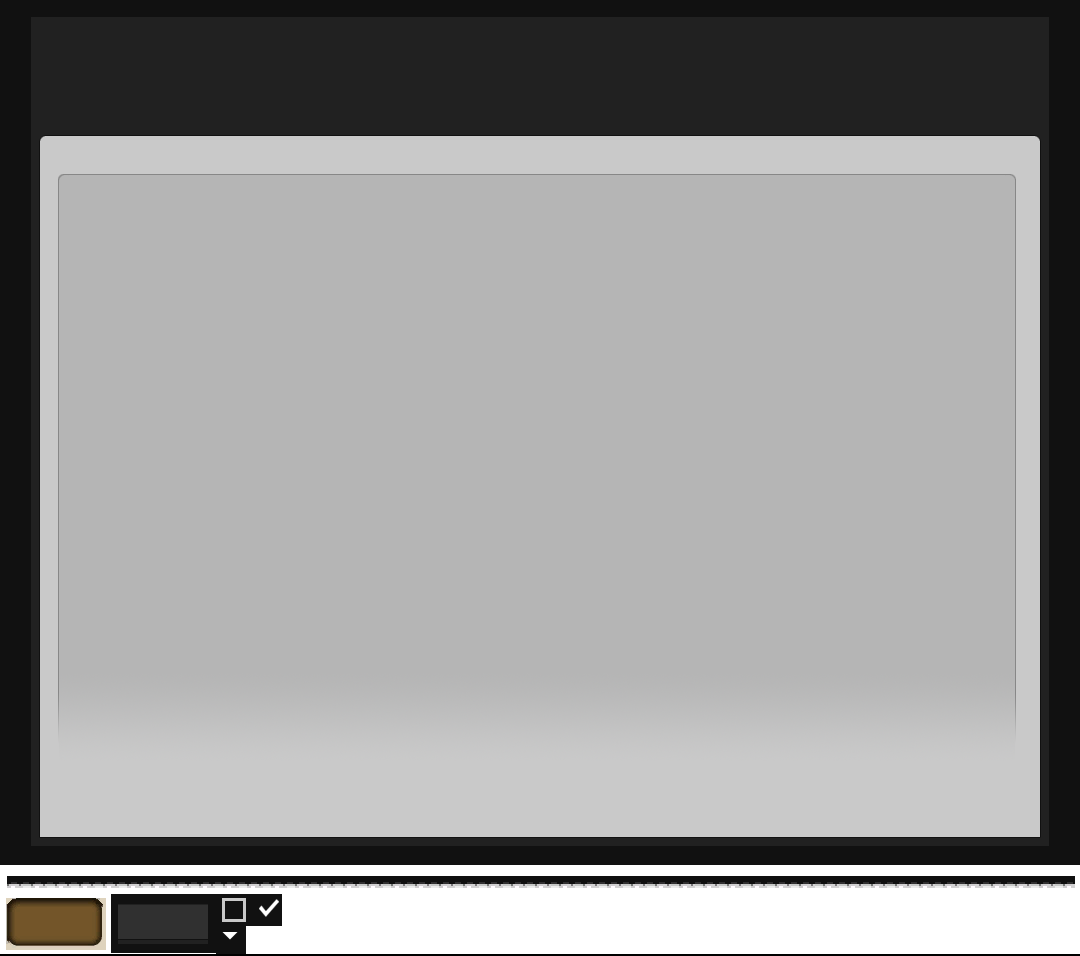
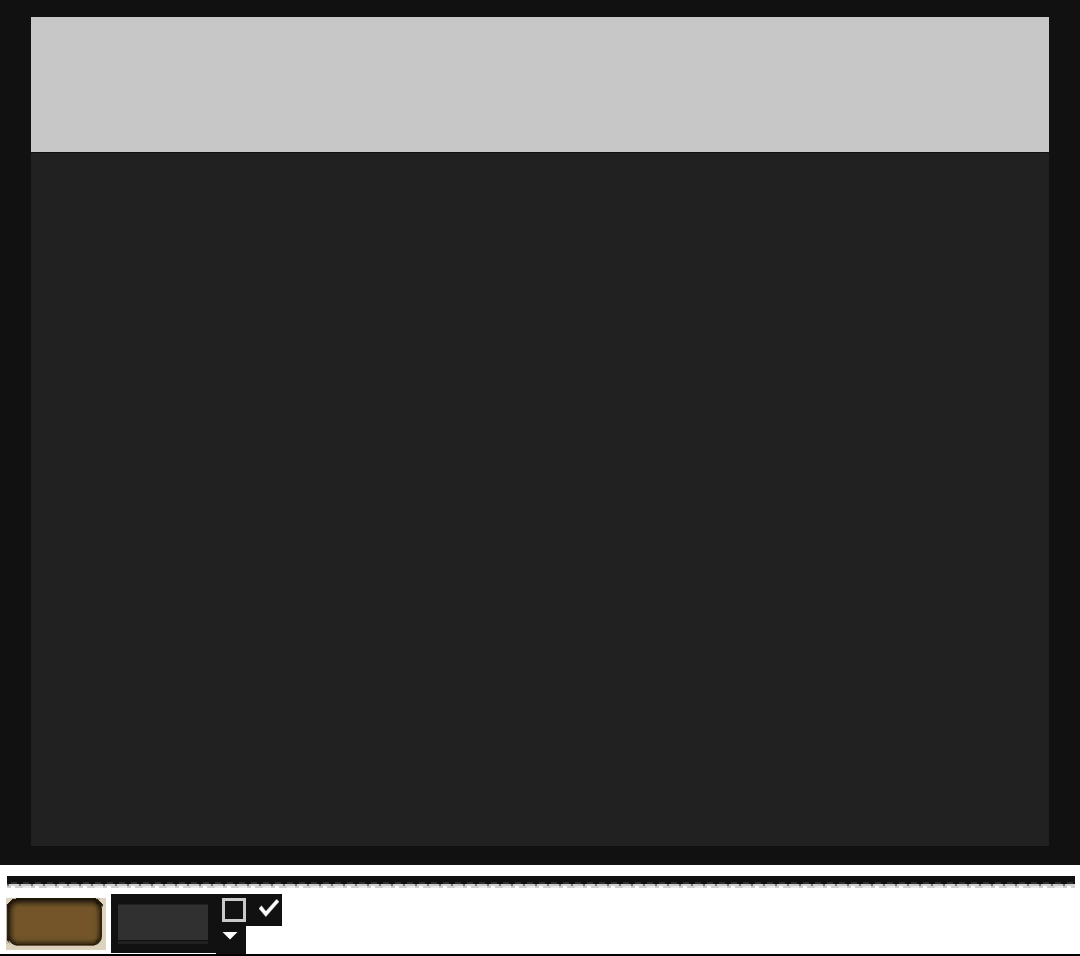
Two versions of the same layered image (1080 x 956). Layer-by-layer changes:
added group "window" (1st of 4) with 2 layers above "window" over [left=31, top=17, right=1049, bottom=838]
added layer "inner" in group "window" over [left=39, top=153, right=1041, bottom=838]
added layer "window" (2nd of 4, in "window") in group "window" over [left=31, top=17, right=1049, bottom=838]
hid group "window" (3rd of 4) (8 layers) over [left=31, top=17, right=1049, bottom=838]
painted on "button-buttom stroke" (1st of 2, in "button & list" › "square style") over [left=118, top=939, right=208, bottom=941]
painted on "button-style (black)" (1st of 2, in "button & list" › "square style") over [left=118, top=939, right=208, bottom=940]
